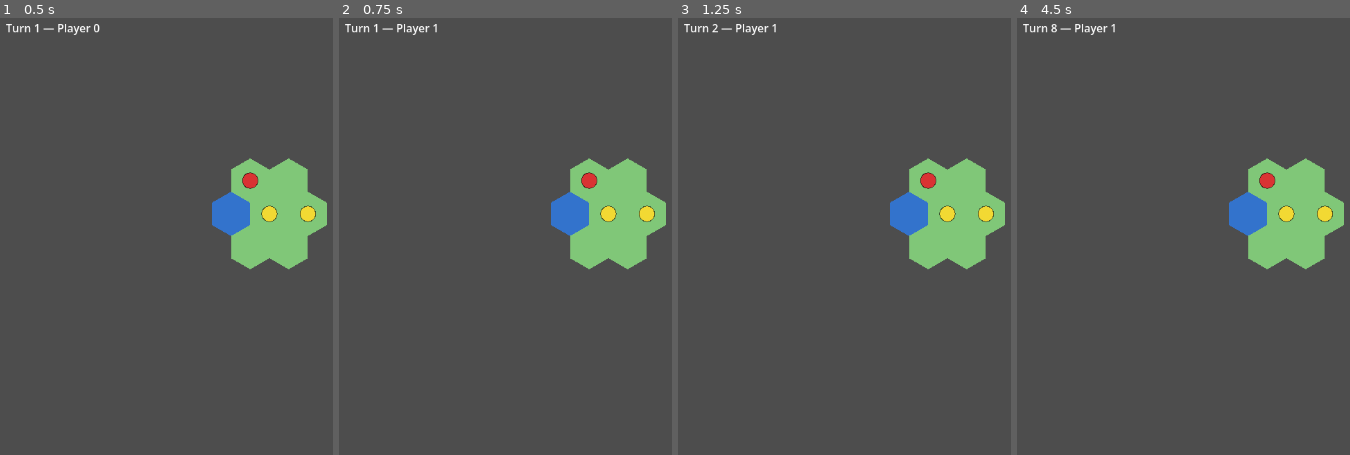
Above: before the commit, frames 1-4 (left to right).
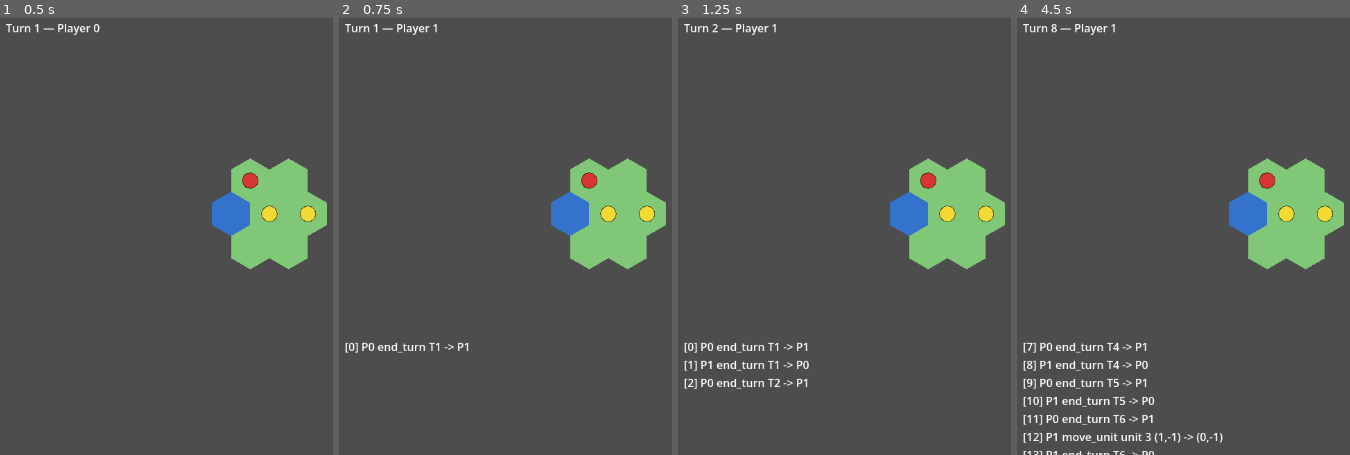
Above: after the commit, the same moments.

Repository: nizlas/EmpireOfMinds
Game: Godot game, scene res://main.tscn
The game is run twice, just before and just after one commit, with the same random seed, the same clock (stepped at 60 frames per second) and the same inputs.
Inputs (mouse positions are in pixels of both pictures, inside the frame that each line leads up to):
- Up to frame 1 (0.5 s): no input
- Up to frame 2 (0.75 s): tap Enter at 0.5 s; move the mouse to (outside the picture) at 0.52 s; tap Space at 0.6 s; click (outside the picture) at 0.67 s
- Up to frame 3 (1.25 s): tap Space at 0.77, 1.07 s
- Up to frame 4 (4.5 s): move the mouse to (1250, 253) at 1.27 s; hold A 1.28-2.03 s; tap Space at 1.35, 1.52, 1.82, 2, 2.1, 2.85, 3.02, 3.32, 3.6, 3.77, 4.07, 4.35 s; click (1250, 253) at 1.42 s; move the mouse to (outside the picture) at 2.02 s; click (outside the picture) at 2.17 s; tap Enter at 2.75 s; move the mouse to (outside the picture) at 2.77 s; click (outside the picture) at 2.92 s; move the mouse to (outside the picture) at 3.52 s; hold A from 3.53 s (still down); click (outside the picture) at 3.67 s; move the mouse to (1170, 162) at 4.27 s; click (1170, 162) at 4.42 s

Frame 1 is identical in both runs. In frame 2, 0.3% of the frame differs, in the area x 1-40%, y 74-77%; in frame 3, 0.9%; in frame 4, 2.3%, in the area x 1-62%, y 74-100%.

Commit message:
Add Phase 1.9 action log debug view

Diff:
--- a/game/main.gd
+++ b/game/main.gd
@@ -48,3 +48,9 @@
 	ai_turn_controller.selection_view = selection_view
 	ai_turn_controller.units_view = units_view
 	ai_turn_controller.turn_label = turn_label
+	var log_view = $LogView
+	log_view.game_state = game_state
+	log_view.refresh()
+	selection_controller.log_view = log_view
+	end_turn_controller.log_view = log_view
+	ai_turn_controller.log_view = log_view
--- a/game/main.tscn
+++ b/game/main.tscn
@@ -8,6 +8,7 @@
 [ext_resource type="Script" path="res://presentation/turn_label.gd" id="6_turnlabel"]
 [ext_resource type="Script" path="res://presentation/end_turn_controller.gd" id="7_endturncontroller"]
 [ext_resource type="Script" path="res://presentation/ai_turn_controller.gd" id="8_aiturncontroller"]
+[ext_resource type="Script" path="res://presentation/log_view.gd" id="9_logview"]
 
 [node name="Main" type="Node2D"]
 script = ExtResource("1_main")
@@ -43,3 +44,11 @@
 [node name="AITurnController" type="Node2D" parent="."]
 position = Vector2(0, 0)
 script = ExtResource("8_aiturncontroller")
+
+[node name="LogView" type="Label" parent="."]
+offset_left = 20.0
+offset_top = 480.0
+offset_right = 800.0
+offset_bottom = 720.0
+text = ""
+script = ExtResource("9_logview")
--- a/game/presentation/ai_turn_controller.gd
+++ b/game/presentation/ai_turn_controller.gd
@@ -12,6 +12,7 @@
 var selection_view
 var units_view
 var turn_label
+var log_view
 
 func _unhandled_input(event: InputEvent) -> void:
 	assert(GameStateScript != null)
@@ -41,5 +42,7 @@
 				selection_view.queue_redraw()
 				units_view.queue_redraw()
 				turn_label.refresh()
+				if log_view != null:
+					log_view.refresh()
 			else:
 				push_warning("AI action rejected: %s" % result["reason"])
--- a/game/presentation/end_turn_controller.gd
+++ b/game/presentation/end_turn_controller.gd
@@ -12,6 +12,7 @@
 var selection_view
 var units_view
 var turn_label
+var log_view
 
 func _unhandled_input(event: InputEvent) -> void:
 	assert(GameStateScript != null)
@@ -37,5 +38,7 @@
 				selection_view.queue_redraw()
 				units_view.queue_redraw()
 				turn_label.refresh()
+				if log_view != null:
+					log_view.refresh()
 			else:
 				push_warning("EndTurn rejected: %s" % result["reason"])
--- /dev/null
+++ b/game/presentation/log_view.gd
@@ -0,0 +1,89 @@
+# Read-only debug text for accepted ActionLog entries. No polling; controllers call refresh().
+# Uses GameState.log.size() / get_entry(i) only. See docs/RENDERING.md, docs/ACTIONS.md.
+extends Label
+
+const GameStateScript = preload("res://domain/game_state.gd")
+const MoveUnitScript = preload("res://domain/actions/move_unit.gd")
+const EndTurnScript = preload("res://domain/actions/end_turn.gd")
+
+const MAX_ENTRIES: int = 10
+
+var game_state
+
+static func _entry_index(entry: Dictionary) -> int:
+	if entry.has("index") and typeof(entry["index"]) == TYPE_INT:
+		return entry["index"]
+	return -1
+
+
+static func format_entry(entry: Dictionary) -> String:
+	var idx = _entry_index(entry)
+	if not entry.has("action_type") or typeof(entry["action_type"]) != TYPE_STRING:
+		return "[%d] ?" % idx
+	var at = entry["action_type"]
+	var actor_id = -1
+	if entry.has("actor_id") and typeof(entry["actor_id"]) == TYPE_INT:
+		actor_id = entry["actor_id"]
+	if at == MoveUnitScript.ACTION_TYPE:
+		var uid = 0
+		if entry.has("unit_id") and typeof(entry["unit_id"]) == TYPE_INT:
+			uid = entry["unit_id"]
+		var fq = 0
+		var fr = 0
+		var tq = 0
+		var tr = 0
+		if entry.has("from"):
+			var fa = entry["from"] as Array
+			if fa.size() >= 2:
+				fq = int(fa[0])
+				fr = int(fa[1])
+		if entry.has("to"):
+			var ta = entry["to"] as Array
+			if ta.size() >= 2:
+				tq = int(ta[0])
+				tr = int(ta[1])
+		return "[%d] P%d move_unit unit %d (%d,%d) -> (%d,%d)" % [idx, actor_id, uid, fq, fr, tq, tr]
+	if at == EndTurnScript.ACTION_TYPE:
+		var tnb = 0
+		var np = 0
+		if entry.has("turn_number_before") and typeof(entry["turn_number_before"]) == TYPE_INT:
+			tnb = entry["turn_number_before"]
+		if entry.has("next_player_id") and typeof(entry["next_player_id"]) == TYPE_INT:
+			np = entry["next_player_id"]
+		return "[%d] P%d end_turn T%d -> P%d" % [idx, actor_id, tnb, np]
+	return "[%d] P%d %s" % [idx, actor_id, at]
+
+
+static func _join_lines(lines: Array) -> String:
+	var out = ""
+	var li = 0
+	while li < lines.size():
+		if li > 0:
+			out = out + "\n"
+		out = out + (lines[li] as String)
+		li = li + 1
+	return out
+
+
+static func compute_text(a_game_state, n: int = MAX_ENTRIES) -> String:
+	if a_game_state == null or a_game_state.log == null:
+		return ""
+	var log_ref = a_game_state.log
+	var sz = log_ref.size()
+	if sz == 0 or n <= 0:
+		return ""
+	var take = n
+	if take > sz:
+		take = sz
+	var lines = []
+	var start = sz - take
+	var i = start
+	while i < sz:
+		var e = log_ref.get_entry(i)
+		lines.append(format_entry(e))
+		i = i + 1
+	return _join_lines(lines)
+
+
+func refresh() -> void:
+	text = compute_text(game_state)
--- a/game/presentation/selection_controller.gd
+++ b/game/presentation/selection_controller.gd
@@ -18,6 +18,7 @@
 var selection_view
 var units_view
 var turn_label
+var log_view
 @export var marker_hit_radius_ratio: float = 0.35
 
 func _unhandled_input(event: InputEvent) -> void:
@@ -63,6 +64,8 @@
 						units_view.queue_redraw()
 						if turn_label != null:
 							turn_label.refresh()
+						if log_view != null:
+							log_view.refresh()
 					else:
 						push_warning("MoveUnit rejected: %s" % result["reason"])
 					return
--- /dev/null
+++ b/game/presentation/tests/test_log_view.gd
@@ -0,0 +1,88 @@
+# Headless: godot --headless --path game -s res://presentation/tests/test_log_view.gd
+extends SceneTree
+const LogViewScript = preload("res://presentation/log_view.gd")
+const GameStateScript = preload("res://domain/game_state.gd")
+const MoveUnitScript = preload("res://domain/actions/move_unit.gd")
+const EndTurnScript = preload("res://domain/actions/end_turn.gd")
+const MovementRulesScript = preload("res://domain/movement_rules.gd")
+
+var _total = 0
+var _any_fail = false
+
+
+func _grow_log_to_at_least(gs, min_size: int) -> void:
+	var guard = 0
+	while gs.log.size() < min_size and guard < 500:
+		guard = guard + 1
+		var pid = gs.turn_state.current_player_id()
+		var moved = false
+		var units = gs.scenario.units()
+		var ui = 0
+		while ui < units.size():
+			var uu = units[ui]
+			if uu.owner_id != pid:
+				ui = ui + 1
+				continue
+			var dests = MovementRulesScript.legal_destinations(gs.scenario, uu.id)
+			if dests.size() > 0:
+				var d = dests[0]
+				var r = gs.try_apply(
+					MoveUnitScript.make(pid, uu.id, uu.position.q, uu.position.r, d.q, d.r)
+				)
+				if r["accepted"]:
+					moved = true
+					break
+			ui = ui + 1
+		if not moved:
+			var er = gs.try_apply(EndTurnScript.make(pid))
+			if not er["accepted"]:
+				break
+
+
+func _init() -> void:
+	_check(LogViewScript.compute_text(null) == "", "null game_state -> empty")
+	var gs0 = GameStateScript.make_tiny_test_state()
+	_check(LogViewScript.compute_text(gs0) == "", "empty log -> empty")
+	var gs = GameStateScript.make_tiny_test_state()
+	var mv = gs.try_apply(MoveUnitScript.make(0, 1, 0, 0, 1, -1))
+	_check(mv["accepted"], "MoveUnit applies")
+	var one = LogViewScript.compute_text(gs)
+	var expect_one = LogViewScript.format_entry(gs.log.get_entry(0))
+	_check(one == expect_one, "one move: single formatted line")
+	_check(one == "[0] P0 move_unit unit 1 (0,0) -> (1,-1)", "one move exact")
+	var en = gs.try_apply(EndTurnScript.make(0))
+	_check(en["accepted"], "EndTurn applies")
+	var two = LogViewScript.compute_text(gs)
+	var exp0 = LogViewScript.format_entry(gs.log.get_entry(0))
+	var exp1 = LogViewScript.format_entry(gs.log.get_entry(1))
+	_check(two == (exp0 + "\n" + exp1), "move then end: two lines")
+	_grow_log_to_at_least(gs, LogViewScript.MAX_ENTRIES + 1)
+	_check(gs.log.size() >= LogViewScript.MAX_ENTRIES + 1, "log grown for tail test")
+	var tail = LogViewScript.compute_text(gs, LogViewScript.MAX_ENTRIES)
+	var tail_lines = tail.split("\n")
+	_check(tail_lines.size() == LogViewScript.MAX_ENTRIES, "tail has MAX_ENTRIES lines")
+	var first_idx = gs.log.size() - LogViewScript.MAX_ENTRIES
+	var exp_first = LogViewScript.format_entry(gs.log.get_entry(first_idx))
+	_check(tail_lines[0] == exp_first, "tail starts at oldest of window")
+	var sz_before = gs.log.size()
+	LogViewScript.compute_text(gs)
+	_check(gs.log.size() == sz_before, "compute_text does not change log size")
+	var unk = LogViewScript.format_entry(
+		{"index": 7, "action_type": "future_kind", "actor_id": 2}
+	)
+	_check(unk == "[7] P2 future_kind", "unknown action_type fallback")
+	if _any_fail:
+		call_deferred("quit", 1)
+	else:
+		print("PASS %d/%d" % [_total, _total])
+		call_deferred("quit", 0)
+
+
+func _check(cond, message) -> void:
+	_total = _total + 1
+	if cond:
+		return
+	_any_fail = true
+	var line = "FAIL: %s" % message
+	print(line)
+	push_error(line)
Not shown, added: game/ai/rule_based_ai_player.gd.uid
Not shown, added: game/ai/rule_based_ai_policy.gd.uid
Not shown, added: game/ai/tests/test_ai_turn_flow.gd.uid
Not shown, added: game/ai/tests/test_rule_based_ai_player.gd.uid
Not shown, added: game/ai/tests/test_rule_based_ai_policy.gd.uid
Not shown, added: game/domain/legal_actions.gd.uid
Not shown, added: game/domain/tests/test_legal_actions.gd.uid
Not shown: 1 places in game/main.tscn that only renumber resources
Not shown, added: game/presentation/ai_turn_controller.gd.uid
Not shown, added: game/presentation/log_view.gd.uid
Not shown, added: game/presentation/tests/test_log_view.gd.uid
Not shown, changed: docs/ACTIONS.md
(and 4 more such lines)
